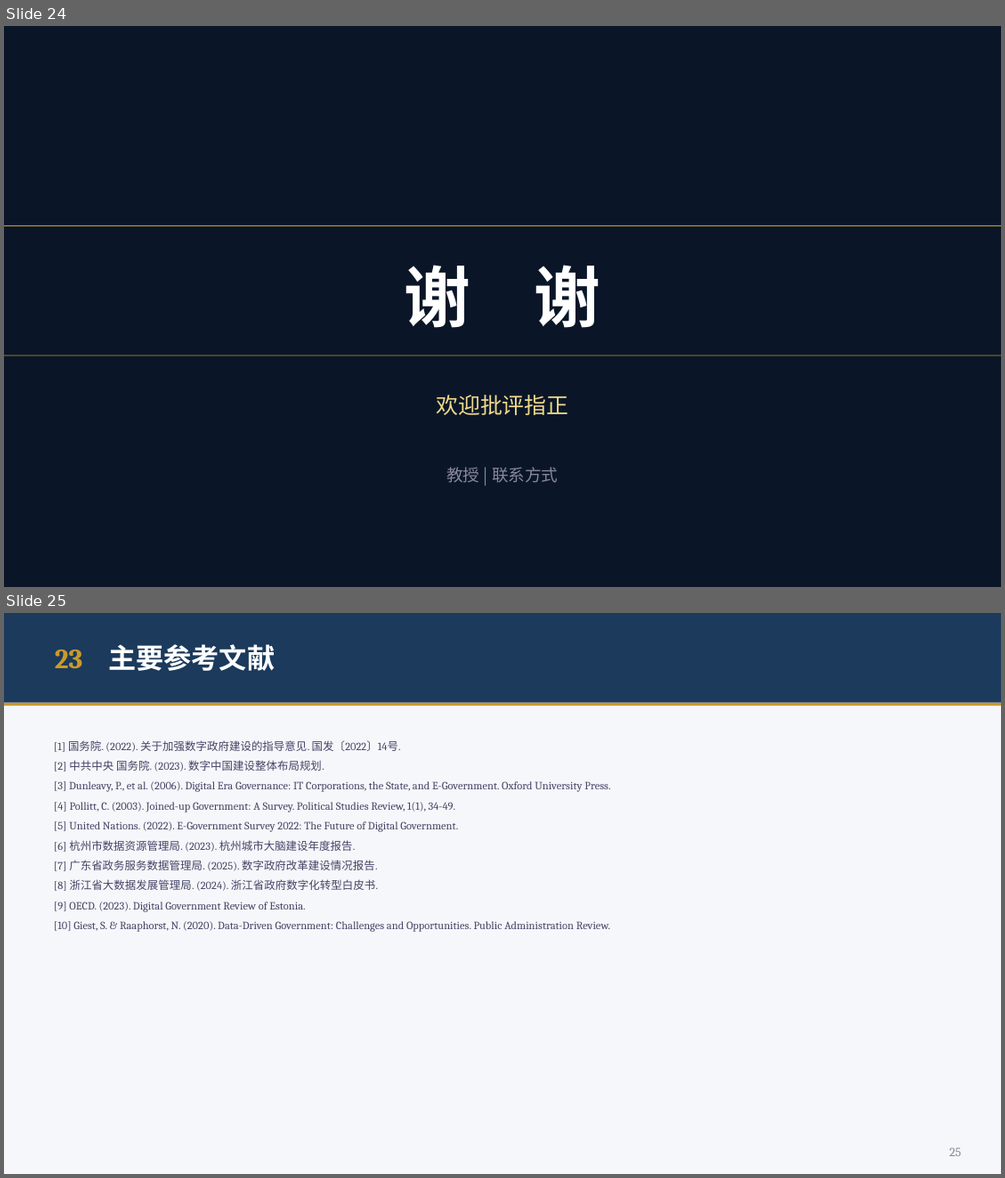
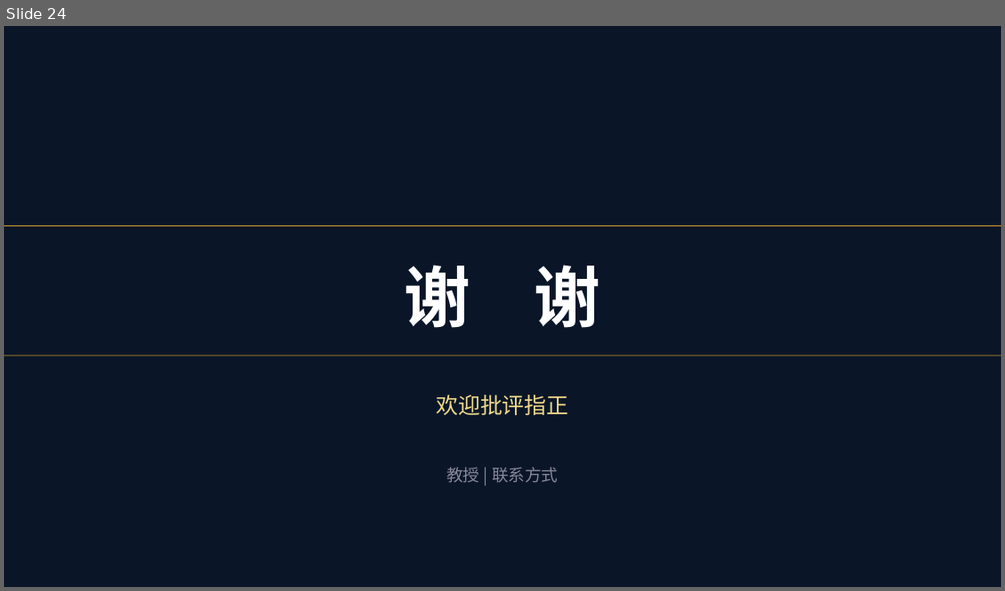
Before and after one commit to wjh707/smartTextile, a slide deck: gov-report/数智赋能政府治理.pptx. Shown one above the other, each under a label of ours: slides 24 and 25 before the commit, slide 24 after it. The pictures are 1005x1178 and 1005x591 pixels, drawn with LibreOffice and Linux fonts; fonts in the diff are those of the drawing. Boxes give left, top, right and bottom in pixels: in the first picture for what was removed or moved away, otherwise in the second. Text is boxed around its words. In the diff, an @@ line names an element or a change of style, - is before the commit and + after.

```diff
--- a/gov-report/数智赋能政府治理.pptx
+++ b/gov-report/数智赋能政府治理.pptx
@@ slide 25 removed at (x1=4, y1=613, x2=1001, y2=1174), background #F5F7FA @@
@@ rectangle removed at (x1=4, y1=613, x2=1001, y2=703) @@
@@ text removed at (x1=55, y1=649, x2=83, y2=668) @@
-23
@@ text removed at (x1=108, y1=644, x2=275, y2=671) @@
-主要参考文献
@@ rectangle removed at (x1=4, y1=703, x2=1001, y2=706) @@
@@ text removed at (x1=54, y1=740, x2=610, y2=932) @@
-[1] 国务院. (2022). 关于加强数字政府建设的指导意见. 国发〔2022〕14号.
-[2] 中共中央 国务院. (2023). 数字中国建设整体布局规划.
-[3] Dunleavy, P., et al. (2006). Digital Era Governance: IT Corporations, the State, and E-Government. Oxford University Press.
-[4] Pollitt, C. (2003). Joined-up Government: A Survey. Political Studies Review, 1(1), 34-49.
-[5] United Nations. (2022). E-Government Survey 2022: The Future of Digital Government.
-[6] 杭州市数据资源管理局. (2023). 杭州城市大脑建设年度报告.
-[7] 广东省政务服务数据管理局. (2025). 数字政府改革建设情况报告.
-[8] 浙江省大数据发展管理局. (2024). 浙江省政府数字化转型白皮书.
-[9] OECD. (2023). Digital Government Review of Estonia.
-[10] Giest, S. & Raaphorst, N. (2020). Data-Driven Government: Challenges and Opportunities. Public Administration Review.
@@ text removed at (x1=949, y1=1147, x2=961, y2=1156) @@
-25
```
Also in this commit, not shown: 1 slide added.
